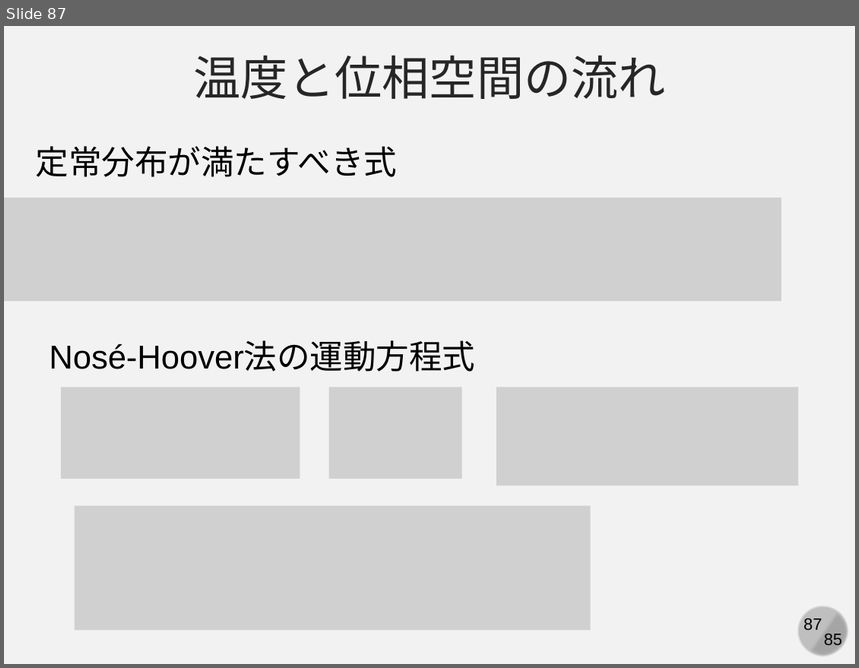
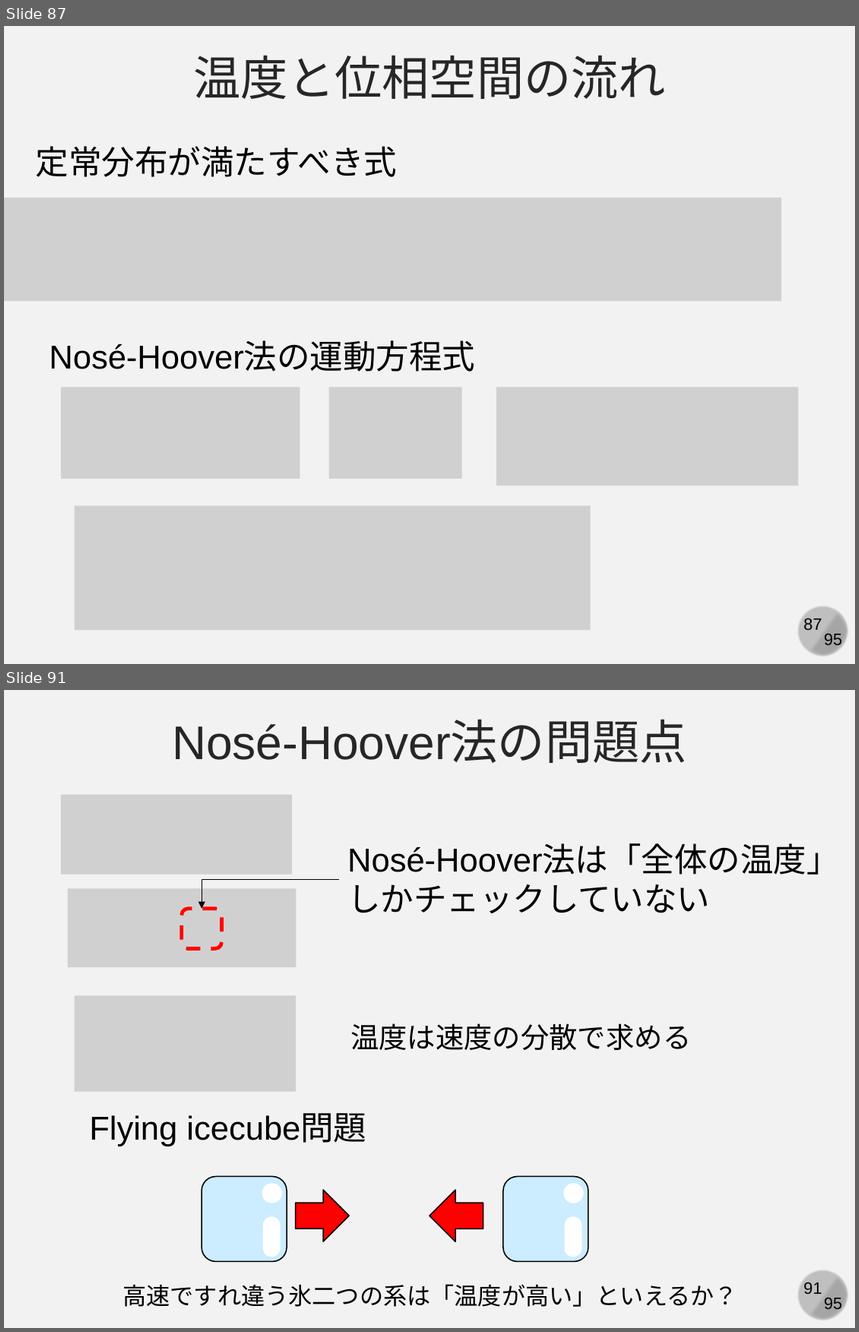
Before and after one commit to kaityo256/simulation_engineering, a slide deck: 06_md_observable/simulation06.pptx. Shown one above the other, each under a label of ours: slide 87 before the commit, slides 87 and 91 after it; the slides between them are not shown. The pictures are 859x668 and 859x1332 pixels, drawn with LibreOffice and Linux fonts; fonts in the diff are those of the drawing; grey boxes stand for pictures. Boxes give left, top, right and bottom in pixels: in the first picture for what was removed or moved away, otherwise in the second. Text is boxed around its words. In the diff, an @@ line names an element or a change of style, - is before the commit and + after.

```diff
--- a/06_md_observable/simulation06.pptx
+++ b/06_md_observable/simulation06.pptx
@@ slide 91 added at [4,690,855,1328], background #F2F2F2; not listed: 4 template elements that a slide beside it also shows @@
@@ text added at [172,721,686,763], 40 pt, text #262626 @@
+Nosé-Hoover法の問題点
@@ picture added at [61,795,292,875] @@
@@ text added at [348,845,840,913], 28 pt, text #000000 @@
+Nosé-Hoover法は「全体の温度」しかチェックしていない
@@ picture added at [68,888,296,967] @@
@@ elbow arrow added from (339, 879) to (202, 909), #000000 0.5 pt @@
@@ rounded rectangle added at [182,909,222,948], outline #FF0000 3 pt dashed @@
@@ picture added at [75,996,296,1092] @@
@@ text added at [351,1024,691,1050], 24 pt, text #000000 @@
+温度は速度の分散で求める
@@ text added at [89,1113,367,1147], 28 pt, text #000000 @@
+Flying icecube問題
@@ rounded rectangle added at [202,1177,287,1262], fill #CCECFF, outline #000000 1 pt @@
@@ ellipse added at [262,1184,282,1204], fill #FFFFFF @@
@@ right arrow added at [296,1191,350,1243], fill #FF0000, outline #000000 1 pt @@
@@ right arrow added at [430,1191,484,1243], fill #FF0000, outline #000000 1 pt @@
@@ rounded rectangle added at [503,1177,588,1262], fill #CCECFF, outline #000000 1 pt @@
@@ ellipse added at [563,1184,584,1204], fill #FFFFFF @@
@@ rounded rectangle added at [262,1217,280,1257], fill #FFFFFF @@
@@ rounded rectangle added at [565,1217,582,1257], fill #FFFFFF @@
@@ text added at [123,1284,737,1307], 20 pt, text #000000 @@
+高速ですれ違う氷二つの系は「温度が高い」といえるか？
@@ slide 87 changed as well @@
@@ text at [824,634,842,649]: text changed @@
-85
+95
```
Also in this commit, not shown: 88 other slides changed, 5 other slides added.
